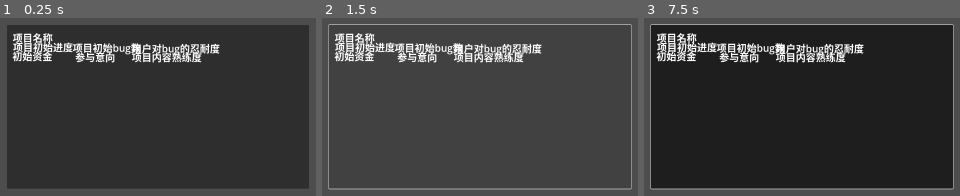
Above: before the commit, frames 1-3 (left to right).
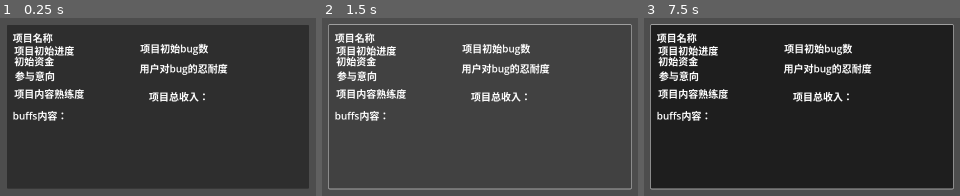
Above: after the commit, the same moments.

Repository: qfwj-lyy/DD
Game: Godot game, scene res://scenes/computer_scene/browser_scene/project_detail_scene.tscn
Two runs of this game, one before a commit and one after it. Both use one fixed random seed, a clock stepped at 60 frames per second and the inputs below. This scene is started directly instead of the project's main scene.
Inputs (mouse positions are in pixels of both pictures, inside the frame that each line leads up to):
- Up to frame 1 (0.25 s): no input
- Up to frame 2 (1.5 s): click "项目名称" at 0.5 s; click "项目名称" at 1.25 s
- Up to frame 3 (7.5 s): click "项目名称" at 2 s; tap Enter at 2.75, 4.25, 5.75 s; move the mouse to (956, 83) at 2.77 s; press the mouse at (956, 83) at 2.78 s; tap Space at 3.5, 5, 6.5 s; move the mouse to (outside the picture) at 3.52 s; release the mouse at (outside the picture) at 3.53 s; click (outside the picture) at 3.6 s; move the mouse to (outside the picture) at 4.27 s; press the mouse at (outside the picture) at 4.28 s; move the mouse to (outside the picture) at 5.02 s; release the mouse at (outside the picture) at 5.03 s; click (outside the picture) at 5.1 s; move the mouse to (outside the picture) at 5.77 s; press the mouse at (outside the picture) at 5.78 s; move the mouse to (outside the picture) at 6.52 s; release the mouse at (outside the picture) at 6.53 s; click (outside the picture) at 6.6 s; move the mouse to (820, 108) at 7.27 s; press the mouse at (820, 108) at 7.28 s

The runs differ from the first frame. In frame 1, 8.5% of the frame differs, in the area x 3-73%, y 13-58%; in frame 2, 8.4%; in frame 3, 8.6%.
Error before the commit: Invalid access to property or key 'current_project' on a base object of type 'Nil'. (res://scripts/computer_scene/project_detail_scene.gd:30)
Error after the commit: Invalid access to property or key 'has_project' on a base object of type 'Nil'. (res://scripts/computer_scene/project_detail_scene.gd:31)

Commit message:
add two project ,fix bug, update property scene

Diff:
--- a/data/project_webs/project_web_0.tres
+++ b/data/project_webs/project_web_0.tres
@@ -7,17 +7,19 @@
 [ext_resource type="Resource" uid="uid://brat6svpd1id2" path="res://data/projects/dian_shang_ping_tai_wai_bao.tres" id="5_r385t"]
 [ext_resource type="Resource" uid="uid://b25ewo3yqck1s" path="res://data/projects/wai_bao_ping_tai_wai_bao.tres" id="6_beq38"]
 [ext_resource type="Resource" uid="uid://dmrn718brfgwp" path="res://data/projects/shuang_wang_zhi_zhan_you_xi.tres" id="7_52waq"]
+[ext_resource type="Resource" uid="uid://crym3w501hldc" path="res://data/projects/dai_da_xiao_xue_sheng_chuang_xin.tres" id="7_beq38"]
+[ext_resource type="Resource" uid="uid://cpsyhe6lfotma" path="res://data/projects/debug_deadline_gamejam_you_xi.tres" id="9_52waq"]
 
 [sub_resource type="Resource" id="Resource_f2kt6"]
 script = ExtResource("2_025mu")
 project_level = 1
-projects = Array[ExtResource("4_nyd4k")]([ExtResource("5_r385t"), ExtResource("6_beq38")])
+projects = Array[ExtResource("4_nyd4k")]([ExtResource("5_r385t"), ExtResource("6_beq38"), ExtResource("7_beq38")])
 metadata/_custom_type_script = "uid://bedn2oce7kx6i"
 
 [sub_resource type="Resource" id="Resource_g8d33"]
 script = ExtResource("2_025mu")
 project_level = 2
-projects = Array[ExtResource("4_nyd4k")]([ExtResource("7_52waq")])
+projects = Array[ExtResource("4_nyd4k")]([ExtResource("7_52waq"), ExtResource("9_52waq")])
 metadata/_custom_type_script = "uid://bedn2oce7kx6i"
 
 [resource]
--- /dev/null
+++ b/data/projects/dai_da_xiao_xue_sheng_chuang_xin.tres
@@ -0,0 +1,20 @@
+[gd_resource type="Resource" script_class="Project" load_steps=4 format=3 uid="uid://crym3w501hldc"]
+
+[ext_resource type="PackedScene" uid="uid://bdomval7hcv0p" path="res://scenes/computer_scene/buffs/ppt_da_sai.tscn" id="1_ei302"]
+[ext_resource type="Script" uid="uid://7a2lp0yd04fg" path="res://scripts/computer_scene/resource_type/project.gd" id="1_f4dcj"]
+[ext_resource type="PackedScene" uid="uid://cbu5ks3o4f45g" path="res://scenes/computer_scene/buffs/bi_sai_deadline.tscn" id="2_bnhjj"]
+
+[resource]
+script = ExtResource("1_f4dcj")
+project_name = "代打小学生创新创业大赛"
+bug_amount_limit = 100.0
+initial_bug_rate = 60.0
+initial_money = 10.0
+initial_mood = 10.0
+initial_skill = 60.0
+deposit_reward = 60.0
+description = "初始buff：
+①ppt大赛：每回合开始时，bug上限增加5%（向下取整）
+②比赛ddl：项目需要在150单位时间内交付"
+initial_buffs = Array[Resource]([ExtResource("1_ei302"), ExtResource("2_bnhjj")])
+metadata/_custom_type_script = "uid://7a2lp0yd04fg"
--- /dev/null
+++ b/data/projects/debug_deadline_gamejam_you_xi.tres
@@ -0,0 +1,18 @@
+[gd_resource type="Resource" script_class="Project" load_steps=3 format=3 uid="uid://cpsyhe6lfotma"]
+
+[ext_resource type="PackedScene" uid="uid://cvk7i4pi4p0ew" path="res://scenes/computer_scene/buffs/game_jam_buff.tscn" id="1_4gfi2"]
+[ext_resource type="Script" uid="uid://7a2lp0yd04fg" path="res://scripts/computer_scene/resource_type/project.gd" id="1_bh1d1"]
+
+[resource]
+script = ExtResource("1_bh1d1")
+project_name = "《Debug Deadline》gamejam游戏开发"
+initial_bug_amount = 1008.0
+bug_amount_limit = 1030.0
+initial_bug_rate = -100.0
+initial_mood = 100.0
+initial_skill = 100.0
+deposit_reward = 100.0
+description = "初始buff：
+①gamejam：项目需要在21单位时间内交付"
+initial_buffs = Array[Resource]([ExtResource("1_4gfi2")])
+metadata/_custom_type_script = "uid://7a2lp0yd04fg"
--- a/scenes/computer_scene/browser_scene/project_detail_scene.tscn
+++ b/scenes/computer_scene/browser_scene/project_detail_scene.tscn
@@ -2,7 +2,7 @@
 
 [ext_resource type="Script" uid="uid://bcy5o23ro4f5y" path="res://scripts/computer_scene/project_detail_scene.gd" id="1_rvwmx"]
 
-[node name="ProjectDetailScene" type="Control" node_paths=PackedStringArray("project_name_label", "initial_progress_label", "initial_bug_amount_label", "bug_amount_limit_label", "initial_money_label", "initial_mood_label", "initial_skill_label", "description_label")]
+[node name="ProjectDetailScene" type="Control" node_paths=PackedStringArray("project_name_label", "initial_progress_label", "initial_bug_amount_label", "bug_amount_limit_label", "initial_money_label", "initial_mood_label", "initial_skill_label", "description_label", "deposit_reward_label")]
 custom_minimum_size = Vector2(980, 360)
 layout_mode = 3
 anchors_preset = 15
@@ -19,6 +19,7 @@
 initial_mood_label = NodePath("ProjectButton/InitialMoodLabel")
 initial_skill_label = NodePath("ProjectButton/InitialSkillLabel")
 description_label = NodePath("ProjectButton/DescriptionLabel")
+deposit_reward_label = NodePath("ProjectButton/DepositRewardLabel")
 
 [node name="ProjectButton" type="Button" parent="."]
 layout_mode = 1
@@ -42,57 +43,66 @@
 
 [node name="InitialProgressLabel" type="Label" parent="ProjectButton"]
 layout_mode = 0
-offset_left = 19.0
-offset_top = 46.0
-offset_right = 115.0
-offset_bottom = 69.0
+offset_left = 23.0
+offset_top = 57.0
+offset_right = 215.0
+offset_bottom = 102.0
 text = "项目初始进度"
 
 [node name="InitialBugAmountLabel" type="Label" parent="ProjectButton"]
 layout_mode = 0
-offset_left = 210.0
-offset_top = 48.0
-offset_right = 320.0
-offset_bottom = 71.0
+offset_left = 426.0
+offset_top = 50.0
+offset_right = 644.0
+offset_bottom = 95.0
 text = "项目初始bug数"
 
 [node name="BugAmountLimitLabel" type="Label" parent="ProjectButton"]
 layout_mode = 0
-offset_left = 399.0
-offset_top = 50.0
-offset_right = 509.0
-offset_bottom = 73.0
+offset_left = 424.0
+offset_top = 114.0
+offset_right = 706.0
+offset_bottom = 159.0
 text = "用户对bug的忍耐度"
 
 [node name="InitialMoneyLabel" type="Label" parent="ProjectButton"]
 layout_mode = 0
-offset_left = 17.0
-offset_top = 75.0
-offset_right = 113.0
-offset_bottom = 98.0
+offset_left = 23.0
+offset_top = 91.0
+offset_right = 151.0
+offset_bottom = 136.0
 text = "初始资金"
 
 [node name="InitialMoodLabel" type="Label" parent="ProjectButton"]
 layout_mode = 0
-offset_left = 218.0
-offset_top = 78.0
-offset_right = 282.0
-offset_bottom = 101.0
+offset_left = 25.0
+offset_top = 138.0
+offset_right = 153.0
+offset_bottom = 183.0
 text = "参与意向"
 
 [node name="InitialSkillLabel" type="Label" parent="ProjectButton"]
 layout_mode = 0
-offset_left = 399.0
-offset_top = 78.0
-offset_right = 447.0
-offset_bottom = 101.0
+offset_left = 23.0
+offset_top = 195.0
+offset_right = 247.0
+offset_bottom = 240.0
 text = "项目内容熟练度"
 
 [node name="DescriptionLabel" type="Label" parent="ProjectButton"]
 layout_mode = 0
-offset_left = 23.0
-offset_top = 137.0
-offset_right = 959.0
-offset_bottom = 341.0
+offset_left = 18.0
+offset_top = 265.0
+offset_right = 954.0
+offset_bottom = 469.0
+text = "buffs内容："
+
+[node name="DepositRewardLabel" type="Label" parent="ProjectButton"]
+layout_mode = 0
+offset_left = 454.0
+offset_top = 204.0
+offset_right = 614.0
+offset_bottom = 249.0
+text = "项目总收入："
 
 [connection signal="pressed" from="ProjectButton" to="." method="_on_project_button_pressed"]
--- /dev/null
+++ b/scenes/computer_scene/buffs/bi_sai_deadline.tscn
@@ -0,0 +1,19 @@
+[gd_scene load_steps=3 format=3 uid="uid://cbu5ks3o4f45g"]
+
+[ext_resource type="PackedScene" uid="uid://cnv0vfvik148k" path="res://scenes/computer_scene/buffs/buff.tscn" id="1_qricg"]
+
+[sub_resource type="GDScript" id="GDScript_ids63"]
+script/source = "extends Buff
+
+func execute():
+	if G.P.round_time_amount >= 151:
+		G.P.project_fail()
+
+
+"
+
+[node name="BiSaiDeadline" instance=ExtResource("1_qricg")]
+script = SubResource("GDScript_ids63")
+duration = -9999
+execution_time = 1
+description = "比赛ddl：项目需要在150单位时间内交付"
--- /dev/null
+++ b/scenes/computer_scene/buffs/game_jam_buff.tscn
@@ -0,0 +1,18 @@
+[gd_scene load_steps=3 format=3 uid="uid://cvk7i4pi4p0ew"]
+
+[ext_resource type="PackedScene" uid="uid://cnv0vfvik148k" path="res://scenes/computer_scene/buffs/buff.tscn" id="1_4ando"]
+
+[sub_resource type="GDScript" id="GDScript_xb2um"]
+script/source = "extends Buff
+
+func execute():
+	if G.P.round_time_amount >= 22:
+		G.P.project_fail()
+
+"
+
+[node name="GameJamBuff" instance=ExtResource("1_4ando")]
+script = SubResource("GDScript_xb2um")
+duration = -9999
+execution_time = 1
+description = "gamejam：项目需要在21单位时间内交付"
--- /dev/null
+++ b/scenes/computer_scene/buffs/ppt_da_sai.tscn
@@ -0,0 +1,17 @@
+[gd_scene load_steps=3 format=3 uid="uid://bdomval7hcv0p"]
+
+[ext_resource type="PackedScene" uid="uid://cnv0vfvik148k" path="res://scenes/computer_scene/buffs/buff.tscn" id="1_pai17"]
+
+[sub_resource type="GDScript" id="GDScript_jlag6"]
+script/source = "extends Buff
+
+func execute():
+	G.P.add_bug_limit(int(G.P.bug_amount_limit * 0.05))
+
+"
+
+[node name="PPTDaSai" instance=ExtResource("1_pai17")]
+script = SubResource("GDScript_jlag6")
+duration = -9999
+execution_time = 1
+description = "ppt大赛：每回合开始时，bug上限增加5%（向下取整）"
--- a/scenes/computer_scene/computer_scene.tscn
+++ b/scenes/computer_scene/computer_scene.tscn
@@ -34,6 +34,7 @@
 [ext_resource type="Texture2D" uid="uid://cpjpgw6ctfnai" path="res://assets/computer_scene/fire_107x56.png" id="21_ftseh"]
 [ext_resource type="Texture2D" uid="uid://bk284atb01e0a" path="res://assets/computer_scene/600x150Border.png" id="22_bv4nm"]
 [ext_resource type="Texture2D" uid="uid://hvrred57t74d" path="res://assets/computer_scene/close_56x57.png" id="22_w8dcv"]
+[ext_resource type="Script" uid="uid://c8vcijj8q63ia" path="res://scripts/computer_scene/property_two_bars.gd" id="23_ftseh"]
 [ext_resource type="Texture2D" uid="uid://5ntt2yd2muo3" path="res://assets/computer_scene/200x50Borderaseprite.png" id="23_ltark"]
 [ext_resource type="Script" uid="uid://bgomhe6q415mg" path="res://scripts/animation/calender_button.gd" id="23_ya4ev"]
 [ext_resource type="Texture2D" uid="uid://cqwqi0sgb3w0v" path="res://assets/computer_scene/coin.png" id="24_ggfum"]
@@ -621,6 +622,141 @@
 func _ready() -> void:
 	visible = false
 "
+
+[sub_resource type="Animation" id="Animation_s6fg3"]
+length = 0.001
+tracks/0/type = "value"
+tracks/0/imported = false
+tracks/0/enabled = true
+tracks/0/path = NodePath(".:self_modulate")
+tracks/0/interp = 1
+tracks/0/loop_wrap = true
+tracks/0/keys = {
+"times": PackedFloat32Array(0),
+"transitions": PackedFloat32Array(1),
+"update": 0,
+"values": [Color(1, 1, 1, 0)]
+}
+tracks/1/type = "value"
+tracks/1/imported = false
+tracks/1/enabled = true
+tracks/1/path = NodePath("Coin1:position")
+tracks/1/interp = 1
+tracks/1/loop_wrap = true
+tracks/1/keys = {
+"times": PackedFloat32Array(0),
+"transitions": PackedFloat32Array(1),
+"update": 0,
+"values": [Vector2(300, -780)]
+}
+tracks/2/type = "value"
+tracks/2/imported = false
+tracks/2/enabled = true
+tracks/2/path = NodePath("Coin1:visible")
+tracks/2/interp = 1
+tracks/2/loop_wrap = true
+tracks/2/keys = {
+"times": PackedFloat32Array(0),
+"transitions": PackedFloat32Array(1),
+"update": 1,
+"values": [false]
+}
+tracks/3/type = "value"
+tracks/3/imported = false
+tracks/3/enabled = true
+tracks/3/path = NodePath("Coin1:rotation")
+tracks/3/interp = 1
+tracks/3/loop_wrap = true
+tracks/3/keys = {
+"times": PackedFloat32Array(0),
+"transitions": PackedFloat32Array(1),
+"update": 0,
+"values": [0.0]
+}
+tracks/4/type = "value"
+tracks/4/imported = false
+tracks/4/enabled = true
+tracks/4/path = NodePath("Coin2:visible")
+tracks/4/interp = 1
+tracks/4/loop_wrap = true
+tracks/4/keys = {
+"times": PackedFloat32Array(0),
+"transitions": PackedFloat32Array(1),
+"update": 1,
+"values": [true]
+}
+tracks/5/type = "value"
+tracks/5/imported = false
+tracks/5/enabled = true
+tracks/5/path = NodePath("Coin2:position")
+tracks/5/interp = 1
+tracks/5/loop_wrap = true
+tracks/5/keys = {
+"times": PackedFloat32Array(0),
+"transitions": PackedFloat32Array(1),
+"update": 0,
+"values": [Vector2(800, -780)]
+}
+tracks/6/type = "value"
+tracks/6/imported = false
+tracks/6/enabled = true
+tracks/6/path = NodePath("Coin2:rotation")
+tracks/6/interp = 1
+tracks/6/loop_wrap = true
+tracks/6/keys = {
+"times": PackedFloat32Array(0),
+"transitions": PackedFloat32Array(1),
+"update": 0,
+"values": [1.5707964]
+}
+tracks/7/type = "value"
+tracks/7/imported = false
+tracks/7/enabled = true
+tracks/7/path = NodePath("Coin3:visible")
+tracks/7/interp = 1
+tracks/7/loop_wrap = true
+tracks/7/keys = {
+"times": PackedFloat32Array(0),
+"transitions": PackedFloat32Array(1),
+"update": 1,
+"values": [true]
+}
+tracks/8/type = "value"
+tracks/8/imported = false
+tracks/8/enabled = true
+tracks/8/path = NodePath("Coin3:position")
+tracks/8/interp = 1
+tracks/8/loop_wrap = true
+tracks/8/keys = {
+"times": PackedFloat32Array(0),
+"transitions": PackedFloat32Array(1),
+"update": 0,
+"values": [Vector2(1300, -790)]
+}
+tracks/9/type = "value"
+tracks/9/imported = false
+tracks/9/enabled = true
+tracks/9/path = NodePath("Coin3:rotation")
+tracks/9/interp = 1
+tracks/9/loop_wrap = true
+tracks/9/keys = {
+"times": PackedFloat32Array(0),
+"transitions": PackedFloat32Array(1),
+"update": 0,
+"values": [3.1415927]
+}
+tracks/10/type = "value"
+tracks/10/imported = false
+tracks/10/enabled = true
+tracks/10/path = NodePath(".:visible")
+tracks/10/interp = 1
+tracks/10/loop_wrap = true
+tracks/10/keys = {
+"times": PackedFloat32Array(0),
+"transitions": PackedFloat32Array(1),
+"update": 1,
+"values": [false]
+}
 
 [sub_resource type="Animation" id="Animation_7wx5y"]
 resource_name = "deliver_anim"
@@ -756,141 +892,6 @@
 "transitions": PackedFloat32Array(1, 1),
 "update": 1,
 "values": [true, false]
-}
-
-[sub_resource type="Animation" id="Animation_s6fg3"]
-length = 0.001
-tracks/0/type = "value"
-tracks/0/imported = false
-tracks/0/enabled = true
-tracks/0/path = NodePath(".:self_modulate")
-tracks/0/interp = 1
-tracks/0/loop_wrap = true
-tracks/0/keys = {
-"times": PackedFloat32Array(0),
-"transitions": PackedFloat32Array(1),
-"update": 0,
-"values": [Color(1, 1, 1, 0)]
-}
-tracks/1/type = "value"
-tracks/1/imported = false
-tracks/1/enabled = true
-tracks/1/path = NodePath("Coin1:position")
-tracks/1/interp = 1
-tracks/1/loop_wrap = true
-tracks/1/keys = {
-"times": PackedFloat32Array(0),
-"transitions": PackedFloat32Array(1),
-"update": 0,
-"values": [Vector2(300, -780)]
-}
-tracks/2/type = "value"
-tracks/2/imported = false
-tracks/2/enabled = true
-tracks/2/path = NodePath("Coin1:visible")
-tracks/2/interp = 1
-tracks/2/loop_wrap = true
-tracks/2/keys = {
-"times": PackedFloat32Array(0),
-"transitions": PackedFloat32Array(1),
-"update": 1,
-"values": [false]
-}
-tracks/3/type = "value"
-tracks/3/imported = false
-tracks/3/enabled = true
-tracks/3/path = NodePath("Coin1:rotation")
-tracks/3/interp = 1
-tracks/3/loop_wrap = true
-tracks/3/keys = {
-"times": PackedFloat32Array(0),
-"transitions": PackedFloat32Array(1),
-"update": 0,
-"values": [0.0]
-}
-tracks/4/type = "value"
-tracks/4/imported = false
-tracks/4/enabled = true
-tracks/4/path = NodePath("Coin2:visible")
-tracks/4/interp = 1
-tracks/4/loop_wrap = true
-tracks/4/keys = {
-"times": PackedFloat32Array(0),
-"transitions": PackedFloat32Array(1),
-"update": 1,
-"values": [true]
-}
-tracks/5/type = "value"
-tracks/5/imported = false
-tracks/5/enabled = true
-tracks/5/path = NodePath("Coin2:position")
-tracks/5/interp = 1
-tracks/5/loop_wrap = true
-tracks/5/keys = {
-"times": PackedFloat32Array(0),
-"transitions": PackedFloat32Array(1),
-"update": 0,
-"values": [Vector2(800, -780)]
-}
-tracks/6/type = "value"
-tracks/6/imported = false
-tracks/6/enabled = true
-tracks/6/path = NodePath("Coin2:rotation")
-tracks/6/interp = 1
-tracks/6/loop_wrap = true
-tracks/6/keys = {
-"times": PackedFloat32Array(0),
-"transitions": PackedFloat32Array(1),
-"update": 0,
-"values": [1.5707964]
-}
-tracks/7/type = "value"
-tracks/7/imported = false
-tracks/7/enabled = true
-tracks/7/path = NodePath("Coin3:visible")
-tracks/7/interp = 1
-tracks/7/loop_wrap = true
-tracks/7/keys = {
-"times": PackedFloat32Array(0),
-"transitions": PackedFloat32Array(1),
-"update": 1,
-"values": [true]
-}
-tracks/8/type = "value"
-tracks/8/imported = false
-tracks/8/enabled = true
-tracks/8/path = NodePath("Coin3:position")
-tracks/8/interp = 1
-tracks/8/loop_wrap = true
-tracks/8/keys = {
-"times": PackedFloat32Array(0),
-"transitions": PackedFloat32Array(1),
-"update": 0,
-"values": [Vector2(1300, -790)]
-}
-tracks/9/type = "value"
-tracks/9/imported = false
-tracks/9/enabled = true
-tracks/9/path = NodePath("Coin3:rotation")
-tracks/9/interp = 1
-tracks/9/loop_wrap = true
-tracks/9/keys = {
-"times": PackedFloat32Array(0),
-"transitions": PackedFloat32Array(1),
-"update": 0,
-"values": [3.1415927]
-}
-tracks/10/type = "value"
-tracks/10/imported = false
-tracks/10/enabled = true
-tracks/10/path = NodePath(".:visible")
-tracks/10/interp = 1
-tracks/10/loop_wrap = true
-tracks/10/keys = {
-"times": PackedFloat32Array(0),
-"transitions": PackedFloat32Array(1),
-"update": 1,
-"values": [false]
 }
 
 [sub_resource type="AnimationLibrary" id="AnimationLibrary_088rt"]
@@ -2062,6 +2063,15 @@
 offset_right = 496.0
 offset_bottom = 104.0
 mouse_filter = 1
+show_percentage = false
+script = ExtResource("23_ftseh")
+
+[node name="ValueLabel" type="Label" parent="PropertyManager/ProjectProgressBar"]
+layout_mode = 0
+offset_left = 271.0
+offset_top = 4.0
+offset_right = 311.0
+offset_bottom = 49.0
 
 [node name="BugAmountBar" type="ProgressBar" parent="PropertyManager"]
 layout_mode = 0
@@ -2070,6 +2080,14 @@
 offset_right = 500.0
 offset_bottom = 172.0
 mouse_filter = 1
+show_percentage = false
+script = ExtResource("23_ftseh")
+
+[node name="ValueLabel" type="Label" parent="PropertyManager/BugAmountBar"]
+layout_mode = 0
+offset_left = 271.0
+offset_right = 311.0
+offset_bottom = 45.0
 
 [node name="ProjectProgressLabel" type="Label" parent="PropertyManager"]
 layout_mode = 0
@@ -3561,6 +3579,10 @@
 [connection signal="mouse_exited" from="DesktopIconManager/OpenCompany" to="DesktopIconManager/OpenCompany" method="_on_mouse_exited"]
 [connection signal="button_down" from="StoreScene/RefreshCards" to="StoreScene" method="_on_refresh_cards_button_down"]
 [connection signal="button_up" from="StoreScene/RefreshCards" to="StoreScene" method="_on_refresh_cards_button_up"]
+[connection signal="changed" from="PropertyManager/ProjectProgressBar" to="PropertyManager/ProjectProgressBar" method="_on_changed"]
+[connection signal="value_changed" from="PropertyManager/ProjectProgressBar" to="PropertyManager/ProjectProgressBar" method="_on_value_changed"]
+[connection signal="changed" from="PropertyManager/BugAmountBar" to="PropertyManager/BugAmountBar" method="_on_changed"]
+[connection signal="value_changed" from="PropertyManager/BugAmountBar" to="PropertyManager/BugAmountBar" method="_on_value_changed"]
 [connection signal="pressed" from="PropertyManager/DeliverProjectButton" to="PropertyManager" method="_on_deliver_project_button_pressed"]
 [connection signal="text_submitted" from="BrowserScene/URLEdit(Flag)" to="BrowserScene" method="_on_url_edit_text_submitted"]
 [connection signal="pressed" from="BrowserScene/Button(Flag)" to="BrowserScene" method="_on_button_pressed"]
--- a/scripts/computer_scene/calendar_scene.gd
+++ b/scripts/computer_scene/calendar_scene.gd
@@ -211,7 +211,7 @@
 
 func _on_execute_plan_button_button_up() -> void:
 	execute_plan_anim.play("button_up")
-	if not G.P.current_project:
+	if not G.P.has_project:
 		G.play_sound("illegal_operation")
 		G.D.display_sentence("我必须先去浏览器里接个项目来工作")
 		return
--- a/scripts/computer_scene/project_detail_scene.gd
+++ b/scripts/computer_scene/project_detail_scene.gd
@@ -10,7 +10,7 @@
 @export var initial_mood_label: Node
 @export var initial_skill_label: Node
 @export var description_label: Node
-
+@export var deposit_reward_label : Node
 
 func set_project_information(project : Project):
 	displayed_project = project
@@ -21,13 +21,14 @@
 	initial_money_label.text = "初始资金：" + str(project.initial_money)
 	initial_mood_label.text = "参与意向：" + str(project.initial_mood)
 	initial_skill_label.text = "项目内容熟练度：" + str(project.initial_skill)
+	deposit_reward_label.text = "项目总收入：" + str(project.deposit_reward)
 	description_label.text = project.description
 
 func _on_project_button_pressed() -> void:
 	choose_project()
 
 func choose_project():
-	if G.P.current_project:
+	if G.P.has_project:
 		printerr("in project_detail_scene choose_project()")
 		return
 	project_button.clear()
--- a/scripts/computer_scene/property_manager.gd
+++ b/scripts/computer_scene/property_manager.gd
@@ -2,6 +2,7 @@
 class_name PropertyManager
 
 var current_project : Project
+var has_project := false
 
 @export var deliver_project_button : Button
 var project_progress : float:
@@ -25,7 +26,11 @@
 	set(i):
 		bug_amount_limit = i
 		bug_amount_bar.max_value = i
-var money_amount : float
+var money_amount : float:
+	set(i):
+		G.play_sound("money")
+		money_amount = i
+		money_label.text = "资金：" + str(int(i))
 var mood_amount : float
 var skill_amount : float
 
@@ -99,10 +104,6 @@
 #region add_property
 func add_money(n):
 	money_amount += n
-	G.play_sound("money")
-	pass
-	pass
-	money_label.text = "资金：" + str(money_amount)
 var is_stop_mood_increase := false
 func add_mood(n):
 	if is_stop_mood_increase and n > 0:
@@ -157,9 +158,6 @@
 #region set_property
 func set_money(n):
 	money_amount = n
-	pass
-	pass
-	money_label.text = "资金：" + str(money_amount)
 func set_mood(n):
 	if is_stop_mood_increase and n > mood_amount:
 		return
@@ -183,6 +181,7 @@
 	bug_amount = n
 func set_current_project(p : Project):
 	current_project = p
+	G.P.has_project = true
 
 func set_bug_rate(n):
 	bug_rate = n
@@ -220,11 +219,11 @@
 	set_bug_amount(0)
 	set_bug_limit(100)
 	set_bug_rate(0)
-	set_current_project(null)
 	set_money(0)
 	set_mood(0)
 	set_project_progress(0)
 	set_skill(0)
+	has_project = false
 	G.M.current_scene.calendar_scene.clear()
 
 func _on_deliver_project_button_pressed() -> void:
--- /dev/null
+++ b/scripts/computer_scene/property_two_bars.gd
@@ -0,0 +1,11 @@
+extends ProgressBar
+
+@onready var value_label: Label = $ValueLabel
+
+func update_label_text():
+	value_label.text = str(int(value)) + "/" + str(int(max_value))
+
+func _on_changed() -> void:
+	update_label_text()
+func _on_value_changed(_value: float) -> void:
+	update_label_text()
--- a/scripts/computer_scene/supplier_project.gd
+++ b/scripts/computer_scene/supplier_project.gd
@@ -30,7 +30,7 @@
 		open_project_detail()
 
 func open_project_detail():
-	if G.P.current_project:
+	if G.P.has_project:
 		G.play_sound("illegal_operation")
 		G.D.display_sentence("我还是不要同时做多个项目吧")
 		return
Not shown: 1 places in data/project_webs/project_web_0.tres that only renumber resources
Not shown: 1 places in scenes/computer_scene/computer_scene.tscn that only renumber resources
Not shown, added: scripts/computer_scene/property_two_bars.gd.uid
